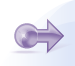
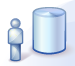
Comparing the layer stacks of the two 75×66 images. Changes:
added layer "user" above "repository" over [7, 18, 34, 63]
added layer "repository" above "transfer" over [27, 7, 75, 59]
renamed "Layer 5" to "transfer", hid it over [7, 7, 75, 63]
hid "Layer 4" over [16, 10, 67, 63]
